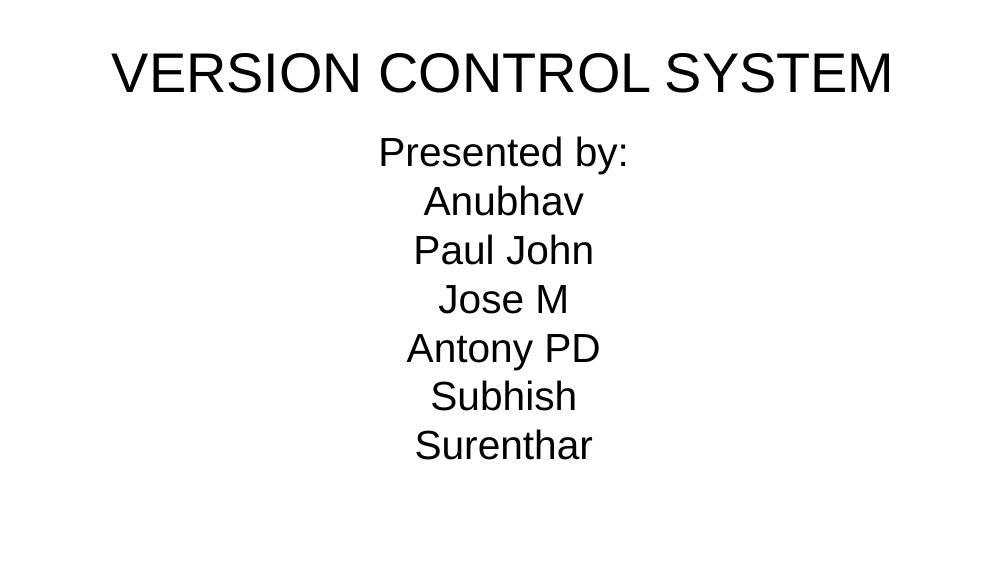
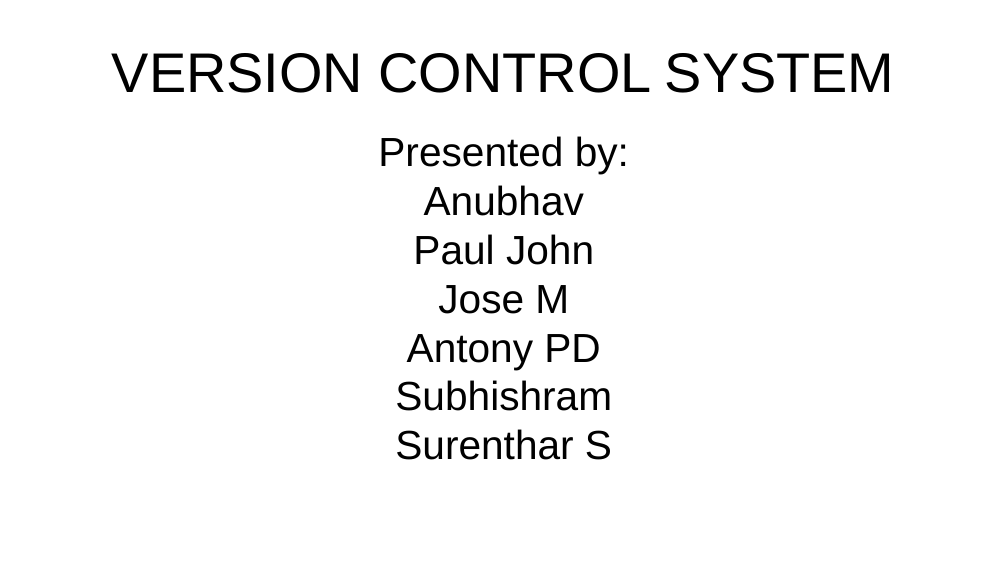
Before and after one commit to anubhavAnora/presentation, a slide deck: slide 1 of Presentation.odp. Drawn at 1008x567 pixels with LibreOffice and Linux fonts; fonts in the diff are those of the drawing. Boxes give left, top, right and bottom in pixels: in the first picture for what was removed or moved away, otherwise in the second. Text is boxed around its words. In the diff, an @@ line names an element or a change of style, - is before the commit and + after.

```diff
--- a/Presentation.odp
+++ b/Presentation.odp
@@ subtitle at box(395, 380, 612, 460): text changed @@
-Subhish
-Surenthar
+Subhishram
+Surenthar S
```
Also in this commit, not shown: 1 other slide changed, 1 other file.
